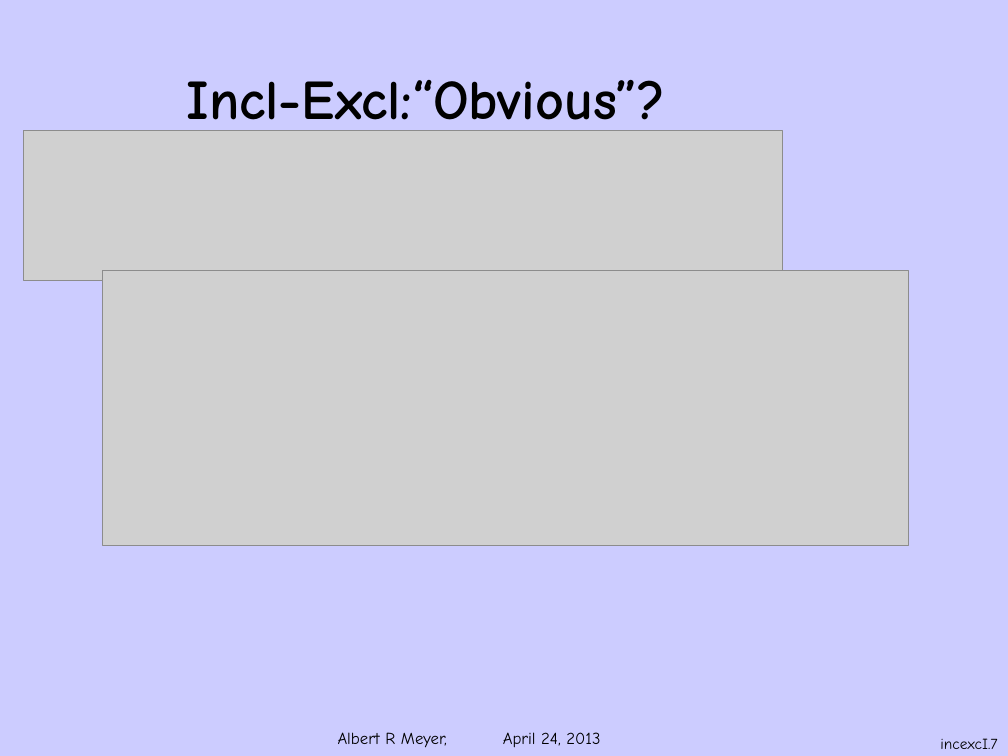
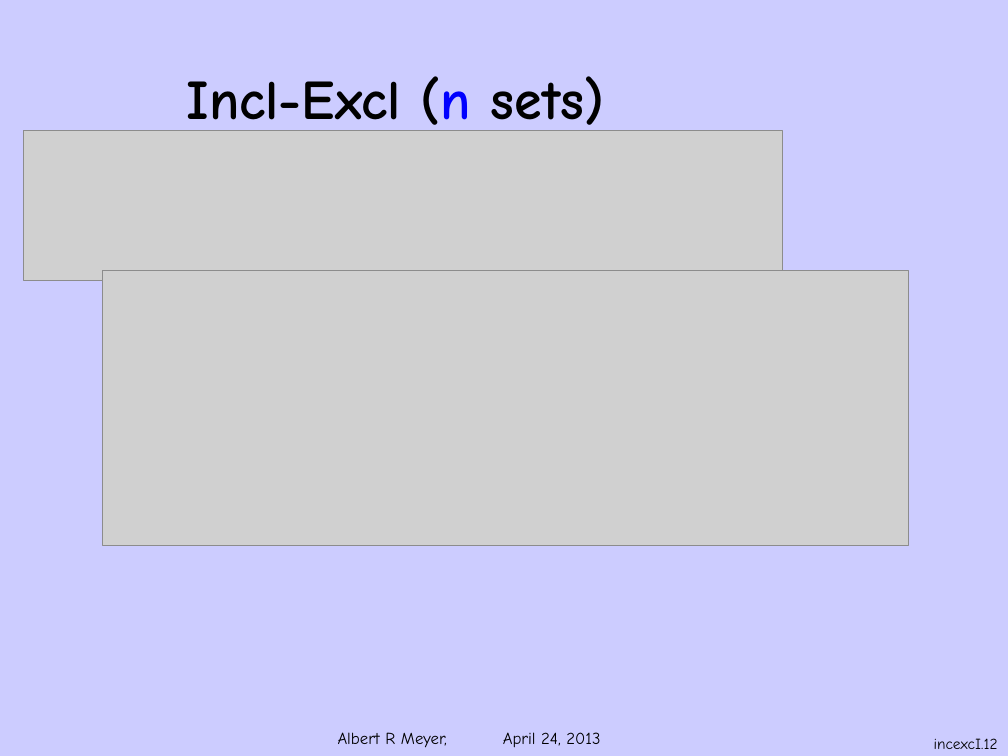
Before and after one commit to armeyer/mcs_web, a slide deck: slide 12 of spring13/slides13/incexcI.pptx (slide 7 before the commit). Drawn at 1008x756 pixels with LibreOffice and Linux fonts; fonts in the diff are those of the drawing; grey boxes stand for pictures; background and template pictures are left out. Boxes give left, top, right and bottom in pixels: in the first picture for what was removed or moved away, otherwise in the second. Text is boxed around its words. In the diff, an @@ line names an element or a change of style, - is before the commit and + after.

Commit message:
add incexc-60-04-42.pptx incexcbinom.pptx incexc2set.pptx

```diff
--- a/spring13/slides13/incexcI.pptx
+++ b/spring13/slides13/incexcI.pptx
@@ title at [186, 76, 604, 137]: text changed @@
-Incl-Excl:“Obvious”?
+Incl-Excl (n sets)
@@ page number at [934, 738, 998, 749]: text changed @@
-incexcI.7
+incexcI.12
```
Also in this commit, not shown: 5 other slides changed, 5 slides added, 4 other files.
